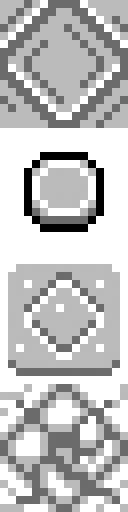
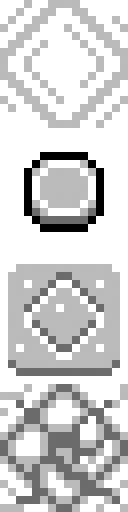
Two versions of the same layered image (128x512). Layer-by-layer changes:
hid "color" over [0,0,128,128]
